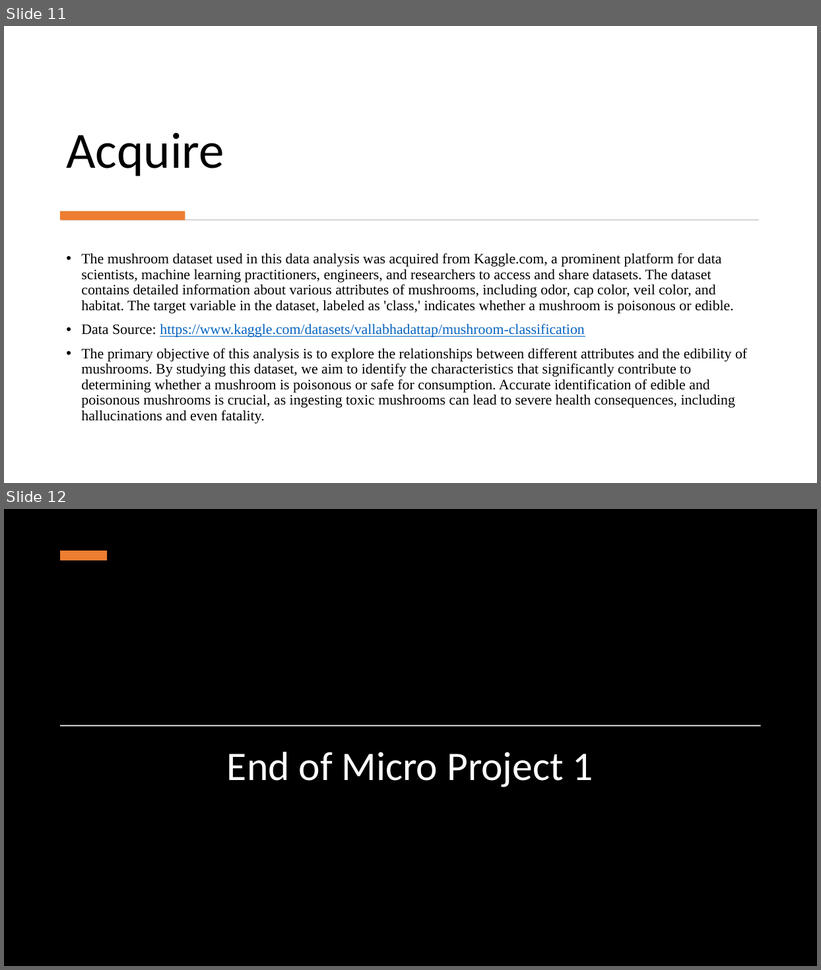
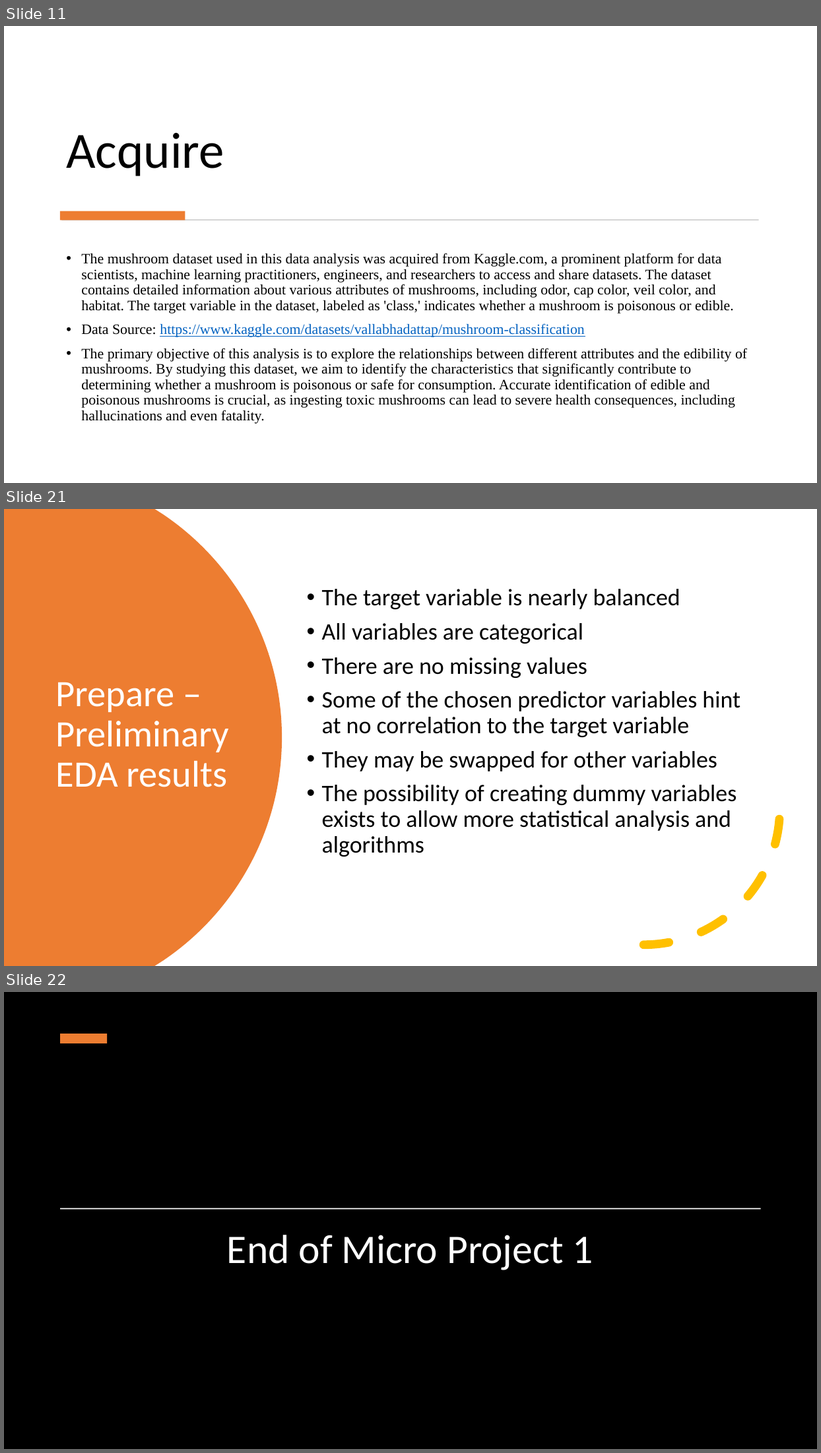
Before and after one commit to elijahcw-git/ANA500-PFDS, a slide deck: Microproject_1/ElijahWalker_ANA500_MP1.pptx. Shown one above the other, each under a label of ours: slides 11 and 12 before the commit, slides 11, 21 and 22 after it; the slides between them are not shown. The pictures are 821x970 and 821x1453 pixels, drawn with LibreOffice and Linux fonts; fonts in the diff are those of the drawing; background and template pictures are left out; a plain dark background stands for a picture behind light text. Boxes give left, top, right and bottom in pixels: in the first picture for what was removed or moved away, otherwise in the second. Text is boxed around its words. In the diff, an @@ line names an element or a change of style, - is before the commit and + after.

Commit message:
Added step 2 - Prepare

```diff
--- a/Microproject_1/ElijahWalker_ANA500_MP1.pptx
+++ b/Microproject_1/ElijahWalker_ANA500_MP1.pptx
@@ slide 21 added at [4, 509, 817, 966], background #FFFFFF @@
@@ freeform shape added at [4, 509, 282, 966], fill #ED7D31 @@
@@ text added at [322, 589, 741, 857], 28 pt, text #000000 @@
+• The target variable is nearly balanced
+• All variables are categorical
+• There are no missing values
+• Some of the chosen predictor variables hint at no correlation to the target variable
+• They may be swapped for other variables
+• The possibility of creating dummy variables exists to allow more statistical analysis and algorithms
@@ title added at [56, 682, 229, 788], 44 pt, text #FFFFFF @@
+Prepare – Preliminary EDA results
@@ arc (boxed as its full ellipse) added at [508, 673, 781, 946], outline #FFC000 10 pt dashed @@
@@ what was slide 12 is now slide 22 @@
```
Also in this commit, not shown: 9 other slides added, 1 slide removed, 1 other file.
